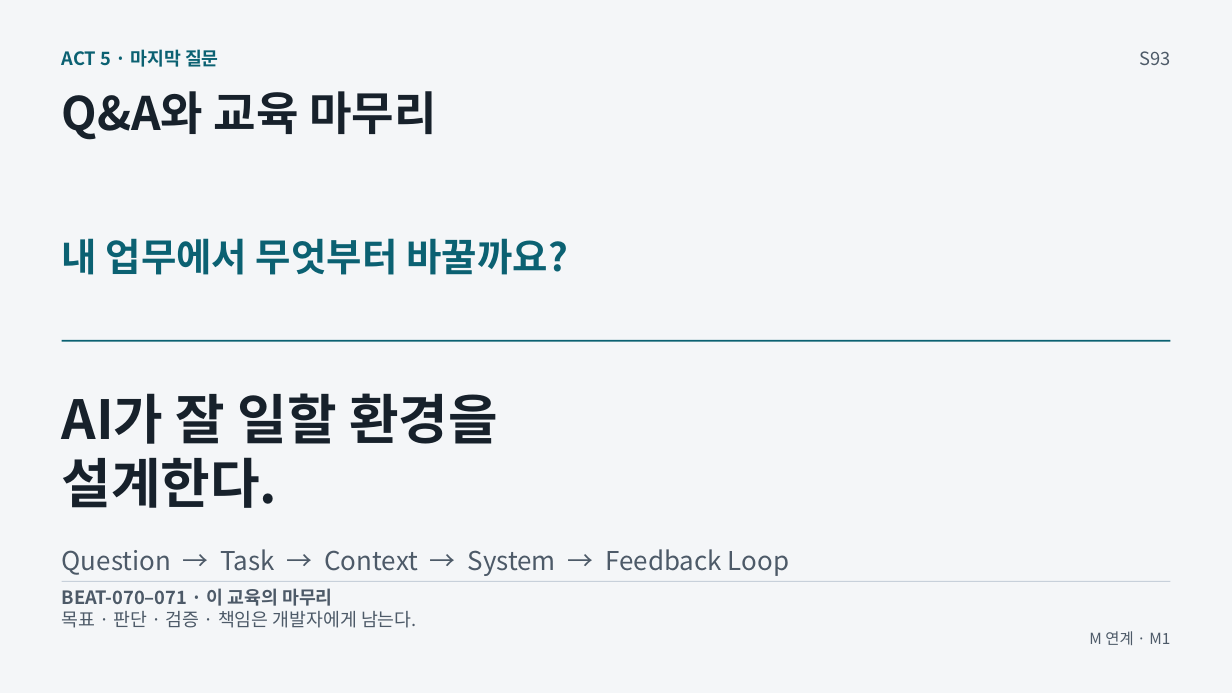
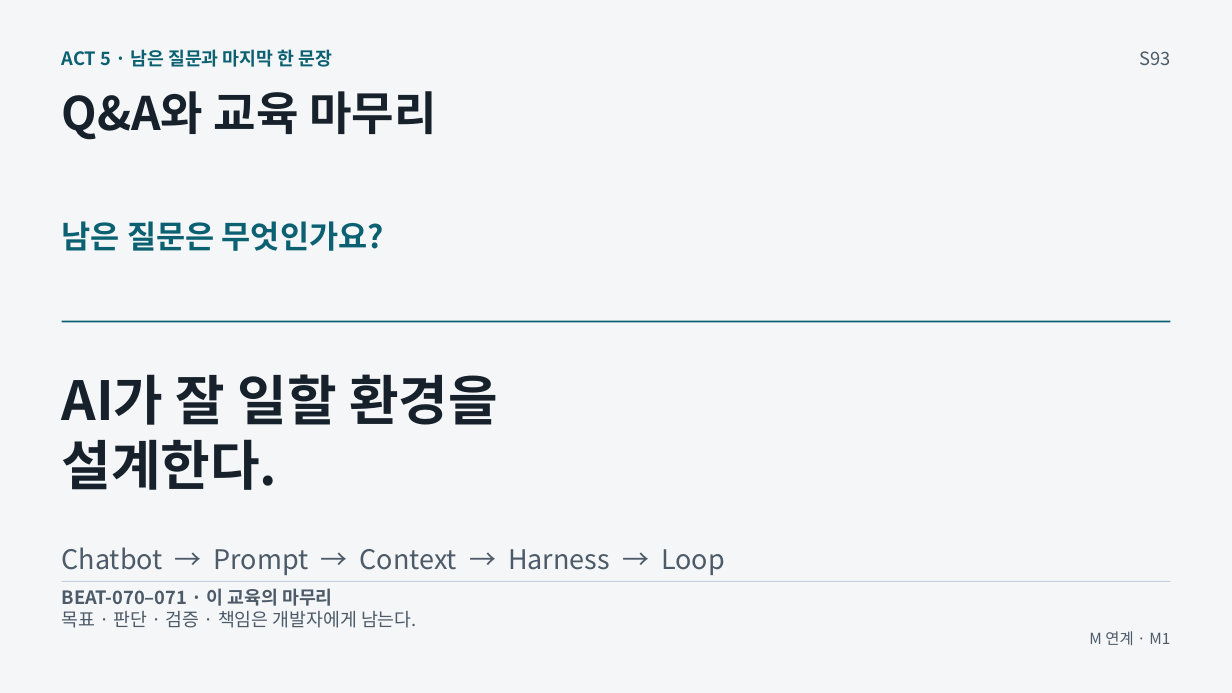
Before and after one commit to GideokKim/ai-dev-training, a slide deck: slide 8 of production/ACT_5.pptx. Drawn at 1232x693 pixels with LibreOffice and Linux fonts; fonts in the diff are those of the drawing. Boxes give left, top, right and bottom in pixels: in the first picture for what was removed or moved away, otherwise in the second. Text is boxed around its words. In the diff, an @@ line names an element or a change of style, - is before the commit and + after.

```diff
--- a/production/ACT_5.pptx
+++ b/production/ACT_5.pptx
@@ text at (62,49,333,67): text changed @@
-ACT 5 · 마지막 질문
+ACT 5 · 남은 질문과 마지막 한 문장
@@ text at (62,221,384,251): text changed; size 30 to 24.8 pt @@
-내 업무에서 무엇부터 바꿀까요?
+남은 질문은 무엇인가요?
@@ line moved from (62, 341) - (1171, 341) to (62, 322) - (1171, 322) @@
@@ text "AI가 잘 일할 환경을": place and size @@
-text "AI가 잘 일할 환경을" at (62,393,498,508)
+text "AI가 잘 일할 환경을" at (62,374,498,490)
@@ text at (62,547,725,575): text changed; size 20.2 to 21 pt @@
-Question → Task → Context → System → Feedback Loop
+Chatbot → Prompt → Context → Harness → Loop
```
Also in this commit, not shown: 7 other slides changed, 47 other files.
